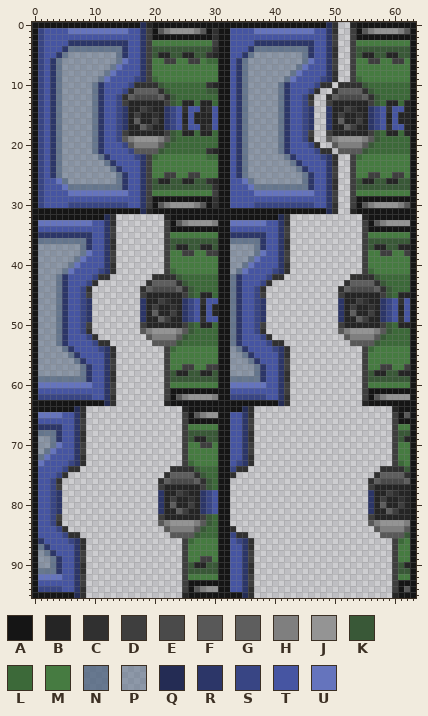
Sprite sheet: Resources/Textures/Structures/Doors/Airlocks/Glass/maint.rsi/opening.png. That is the earlier state.
The file is 64x96 pixels. Colours within 5 levels of each other are drawn and written as one.
Palette (. is transparent): A #151515  B #252525  C #303030  D #3e3e3e  E #4a4a4a  F #585858  G #5e5e5e  H #7f7f7f  J #949494  K #395837  L #3c6939  M #467b41  N #506580d0  P #50658182  Q #242c54  R #2c3668  S #384584  T #4655a2  U #6574bd
Pixels before (only the part around the change), first column x 0:
 0 AAAAAAAAAAAAAAAAAAQBAAAAAAAAAAAAAAAAAAAAAAAAAAAAAQC..BAAAAAAAAAA
 1 ASTTTTUUUUUUUUUUTTRDAFHJJJJHFACAATTTTUUUUUUUUUUTTRC..DAFHJJJJHFA
 2 ASTTTTTTTTTTTTTTTTRDAAAAAAAAAACAATTTTTTTTTTTTTTTTRD..DAAAAAAAAAA
 3 ASTTTTRRRRRRRRRRTTRDMMMMMMMMMMDAATTTTRRRRRRRRRRTTRD..DMMMMMMMMMA
 4 ASTTTRNNNNNNNNNRTTRDKKKKKKKKKKCAATTTRNNNNNNNNNRTTRC..DKKKKKKKKKA
 5 ASTTRNPPPPPPPPNRTTRDKBBKKBBKKCBAATTRNPPPPPPPPNRTTRC..DKBBKKBBKKA
 6 ASTRNPPPPPPPPPNUTTRDMMDDMMDDMLLAATRNPPPPPPPPPNUTTRD..DMMDDMMDDMA
 7 ASTRNPPPPPPPPNUTTTRDMMMMMMMMMMMAATRNPPPPPPPPNUTTTRD..DMMMMMMMMMA
 8 ASTRNPPPPPPPNUTTTTRDMMMMMMMMMMMAATRNPPPPPPPNUTTTTRC..DMMMMMMMMMA
 9 ASTRNPPPPPPNUTTTTSRDLMMMMMMMMMMAATRNPPPPPPNUTTTTSRC..DLMMMMMMMMA
10 ASTRNPPPPPNRTTTTSCCCCKLLLLLLLCBAATRNPPPPPNRTTTTSCC.CCCCKLLLLLLLA
11 ASTRNPPPPPNRTTTSCGGGGCKLLLLLLKKAATRNPPPPPNRTTTSC..CGGGGCKLLLLLLA
12 ASTRNPPPPPNRTTSCGEEEEGCKLLLLLLLAATRNPPPPPNRTTSC..CGEEEEGCKLLLLLA
13 ASTRNPPPPPNRTTSDBBBBBBDKLBBLBBLAATRNPPPPPNRTTSD..DBBBBBBDKLBBLBA
14 ASTRNPPPPPNRTTSRBBDCBBRSTCTTBCTAATRNPPPPPNRTTSR..RBBDCBBRSTCTTBA
15 ASTRNPPPPPNRTTSRBDBBCBRSTBTBBBTAATRNPPPPPNRTTSR..RBDBBCBRSTBTBBA
16 ASTRNPPPPPNRTTSRBGBBDBRSTBTBBBTAATRNPPPPPNRTTSR..RBGBBDBRSTBTBBA
17 ASTRNPPPPPNRTTSRBBGDBBRSTCTTBCTAATRNPPPPPNRTTSR..RBBGDBBRSTCTTBA
18 ASTRNPPPPPNRTTSDBBBBBBDKLBBLBBLAATRNPPPPPNRTTSD..DBBBBBBDKLBBLBA
19 ASTRNPPPPPNRTTSFHJJJJHFKLLLLLLLAATRNPPPPPNRTTSC..FHJJJJHFKLLLLLA
20 ASTRNPPPPPNRTTTSFHHHHFKLLLLLLLLAATRNPPPPPNRTTTSC..FHHHHFKLLLLLLA
21 ASTRNPPPPPNRTTTTSFFFFKLLLLLLLCBAATRNPPPPPNRTTTTSCC.FFFFKLLLLLLLA
22 ASTRNPPPPPPNRTTTTSRDLMMMMMMMMLLAATRNPPPPPPNRTTTTSRC..DLMMMMMMMMA
23 ASTRNPPPPPPPNRTTTTRDMMMMMMMMMMMAATRNPPPPPPPNRTTTTRC..DMMMMMMMMMA
24 ASTRNPPPPPPPPNRTTTRDMMMMMMMMMMMAATRNPPPPPPPPNRTTTRD..DMMMMMMMMMA
25 ASTRNPPPPPPPPPNRTTRDMMDDMMDDMMMAATRNPPPPPPPPPNRTTRD..DMMDDMMDDMA
26 ASTTUNPPPPPPPPNRTTRDKBBKKBBKKCBAATTUNPPPPPPPPNRTTRC..DKBBKKBBKKA
27 ASTTTUNNNNNNNNNRTTRDKKKKKKKKKKCAATTTUNNNNNNNNNRTTRC..DKKKKKKKKKA
28 ASTTTTUUUUUUUUUUTTRDMMMMMMMMMMDAATTTTUUUUUUUUUUTTRD..DMMMMMMMMMA
29 ASTTTTTTTTTTTTTTTTRDAAAAAAAAAACAATTTTTTTTTTTTTTTTRD..DAAAAAAAAAA
30 ASTTTTSSSSSSSSSSTTRDAFHJJJJHFACAATTTTSSSSSSSSSSTTRC..DAFHJJJJHFA
31 AAAAAAAAAAAAAAAAAAQBAAAAAAAAAAAAAAAAAAAAAAAAAAAAAQC..BAAAAAAAAAA
32 AAAAAAAAAAAAQC........BAAAAAAAAAAAAAAAAAAQC............BAAAAAAAA
33 AUUUUUUUUUTTRC........DAFHJJJJHAAUUUUUUTTRC............DAFHJJJJA
34 ATTTTTTTTTTTRD........DAAAAAAAAAATTTTTTTTRD............DAAAAAAAA
35 ARRRRRRRRRTTRD........DMMMMMMMMAARRRRRRTTRD............DMMMMMMMA
36 ANNNNNNNNRTTRC........DKKKKKKKKAANNNNNRTTRC............DKKKKKKKA
37 APPPPPPPNRTTRC........DKBBKKBBKAAPPPPNRTTRC............DKBBKKBBA
38 APPPPPPPNUTTRD........DMMDDMMDDAAPPPPNUTTRD............DMMDDMMDA
39 APPPPPPNUTTTRD........DMMMMMMMMAAPPPNUTTTRD............DMMMMMMMA
40 APPPPPNUTTTTRC........DMMMMMMMMAAPPNUTTTTRC............DMMMMMMMA
41 APPPPNUTTTTSRC........DLMMMMMMMAAPNUTTTTSRC............DLMMMMMMA
42 APPPNRTTTTSCC.......CCCCKLLLLLLAANRTTTTSCC...........CCCCKLLLLLA
43 APPPNRTTTSC........CGGGGCKLLLLLAANRTTTSC............CGGGGCKLLLLA
44 APPPNRTTSC........CGEEEEGCKLLLLAANRTTSC............CGEEEEGCKLLLA
45 APPPNRTTSD........DBBBBBBDKLBBLAANRTTSD............DBBBBBBDKLBBA
46 APPPNRTTSR........RBBDCBBRSTCTTAANRTTSR............RBBDCBBRSTCTA
47 APPPNRTTSR........RBDBBCBRSTBTBAANRTTSR............RBDBBCBRSTBTA
48 APPPNRTTSR........RBGBBDBRSTBTBAANRTTSR............RBGBBDBRSTBTA
49 APPPNRTTSR........RBBGDBBRSTCTTAANRTTSR............RBBGDBBRSTCTA
50 APPPNRTTSD........DBBBBBBDKLBBLAANRTTSD............DBBBBBBDKLBBA
51 APPPNRTTSC........FHJJJJHFKLLLLAANRTTSC............FHJJJJHFKLLLA
52 APPPNRTTTSC........FHHHHFKLLLLLAANRTTTSC............FHHHHFKLLLLA
53 APPPNRTTTTSCC.......FFFFKLLLLLLAANRTTTTSCC...........FFFFKLLLLLA
54 APPPPNRTTTTSRC........DLMMMMMMMAAPNRTTTTSRC............DLMMMMMMA
55 APPPPPNRTTTTRC........DMMMMMMMMAAPPNRTTTTRC............DMMMMMMMA
56 APPPPPPNRTTTRD........DMMMMMMMMAAPPPNRTTTRD............DMMMMMMMA
57 APPPPPPPNRTTRD........DMMDDMMDDAAPPPPNRTTRD............DMMDDMMDA
58 APPPPPPPNRTTRC........DKBBKKBBKAAPPPPNRTTRC............DKBBKKBBA
59 ANNNNNNNNRTTRC........DKKKKKKKKAANNNNNRTTRC............DKKKKKKKA
60 AUUUUUUUUUTTRD........DMMMMMMMMAAUUUUUUTTRD............DMMMMMMMA
61 ATTTTTTTTTTTRD........DAAAAAAAAAATTTTTTTTRD............DAAAAAAAA
62 ASSSSSSSSSTTRC........DAFHJJJJHAASSSSSSTTRC............DAFHJJJJA
63 AAAAAAAAAAAAQC........BAAAAAAAAAAAAAAAAAAQC............BAAAAAAAA
64 AAAAAAAQC................BAAAAAAAAAQC.......................BAAA
65 AUUUUTTRC................DAFHJJAATTRC.......................DAFA
66 ATTTTTTRD................DAAAAAAATTRD.......................DAAA
67 ARRRRTTRD................DMMMMMAATTRD.......................DMMA
68 ANNNRTTRC................DKKKKKAATTRC.......................DKKA
69 APPNRTTRC................DKBBKKAATTRC.......................DKBA
70 APPNUTTRD................DMMDDMAATTRD.......................DMMA
71 APNUTTTRD................DMMMMMAATTRD.......................DMMA
72 ANUTTTTRC................DMMMMMAATTRC.......................DMMA
73 AUTTTTSRC................DLMMMMAATSRC.......................DLMA
74 ATTTTSCC...............CCCCKLLLAASCC......................CCCCKA
75 ATTTSC................CGGGGCKLLAAC.......................CGGGGCA
76 ATTSC................CGEEEEGCKLAA.......................CGEEEEGA
77 ATTSD................DBBBBBBDKLAA.......................DBBBBBBA
78 ATTSR................RBBDCBBRSTAA.......................RBBDCBBA
79 ATTSR................RBDBBCBRSTAA.......................RBDBBCBA
80 ATTSR................RBGBBDBRSTAA.......................RBGBBDBA
81 ATTSR................RBBGDBBRSTAA.......................RBBGDBBA
82 ATTSD................DBBBBBBDKLAA.......................DBBBBBBA
83 ATTSC................FHJJJJHFKLAA.......................FHJJJJHA
84 ATTTSC................FHHHHFKLLAAC.......................FHHHHFA
85 ATTTTSCC...............FFFFKLLLAASCC......................FFFFKA
86 ARTTTTSRC................DLMMMMAATSRC.......................DLMA
87 ANRTTTTRC................DMMMMMAATTRC.......................DMMA
88 APNRTTTRD................DMMMMMAATTRD.......................DMMA
89 APPNRTTRD................DMMDDMAATTRD.......................DMMA
90 APPNRTTRC................DKBBKKAATTRC.......................DKBA
91 ANNNRTTRC................DKKKKKAATTRC.......................DKKA
92 AUUUUTTRD................DMMMMMAATTRD.......................DMMA
93 ATTTTTTRD................DAAAAAAATTRD.......................DAAA
94 ASSSSTTRC................DAFHJJAATTRC.......................DAFA
95 AAAAAAAQC................BAAAAAAAAAQC.......................BAAA
After:
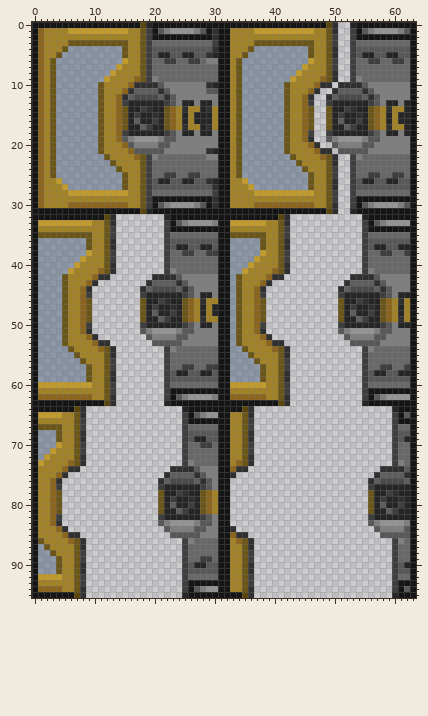
Changes in this commit:
colour M: #467b41 -> #686868
colour Q: #242c54 -> #59460f
colour R: #2c3668 -> #6b5619
colour S: #384584 -> #8b651d
colour T: #4655a2 -> #a28226
colour U: #6574bd -> #c19b2d
Changed rows in their new state; - is a pixel that keeps its letter.
first column x 4:
 4 --PPPPPPPPP-----FFFFFFFFFF-------PPPPPPPPP--------FFFFFFFFF
 5 -P--------P-----F--FF--FF-------P--------P--------F--FF--FF
 6 P---------P--------------HH----P---------P-----------------
 7 P--------P---------------------P--------P------------------
 8 P-------P----------------------P-------P-------------------
 9 P------P--------H--------------P------P-----------H--------
10 P-----P----------FHHHHHHH------P-----P-------------FHHHHHHH
11 P-----P-----------FHHHHHHFF----P-----P--------------FHHHHHH
12 P-----P------------FHHHHHHH----P-----P---------------FHHHHH
13 P-----P------------FH--H--H----P-----P---------------FH--H-
14 P-----P------------------------P-----P---------------------
15 P-----P------------------------P-----P---------------------
16 P-----P------------------------P-----P---------------------
17 P-----P------------------------P-----P---------------------
18 P-----P------------FH--H--H----P-----P---------------FH--H-
19 P-----P------------FHHHHHHH----P-----P---------------FHHHHH
20 P-----P-----------FHHHHHHHH----P-----P--------------FHHHHHH
21 P-----P----------FHHHHHHH------P-----P-------------FHHHHHHH
22 P------P--------H--------HH----P------P-----------H--------
23 P-------P----------------------P-------P-------------------
24 P--------P---------------------P--------P------------------
25 P---------P--------------------P---------P-----------------
26 -P--------P-----F--FF--FF-------P--------P--------F--FF--FF
27 --PPPPPPPPP-----FFFFFFFFFF-------PPPPPPPPP--------FFFFFFFFF
first column x 1:
36 PPPPPPPP--------------FFFFFFFF--PPPPP------------------FFFFFFF
37 -------P--------------F--FF--F------P------------------F--FF--
38 -------P----------------------------P-------------------------
39 ------P----------------------------P--------------------------
40 -----P----------------------------P---------------------------
41 ----P-----------------H----------P---------------------H------
42 ---P-------------------FHHHHHH--P-----------------------FHHHHH
43 ---P--------------------FHHHHH--P------------------------FHHHH
44 ---P---------------------FHHHH--P-------------------------FHHH
45 ---P---------------------FH--H--P-------------------------FH--
46 ---P----------------------------P-----------------------------
47 ---P----------------------------P-----------------------------
48 ---P----------------------------P-----------------------------
49 ---P----------------------------P-----------------------------
50 ---P---------------------FH--H--P-------------------------FH--
51 ---P---------------------FHHHH--P-------------------------FHHH
52 ---P--------------------FHHHHH--P------------------------FHHHH
53 ---P-------------------FHHHHHH--P-----------------------FHHHHH
54 ----P-----------------H----------P---------------------H------
55 -----P----------------------------P---------------------------
56 ------P----------------------------P--------------------------
57 -------P----------------------------P-------------------------
58 -------P--------------F--FF--F------P------------------F--FF--
59 PPPPPPPP--------------FFFFFFFF--PPPPP------------------FFFFFFF
first column x 1:
68 PPP----------------------FFFFF------------------------------FF
69 --P----------------------F--FF------------------------------F-
70 --P-----------------------------------------------------------
71 -P------------------------------------------------------------
72 P-------------------------------------------------------------
73 -------------------------H----------------------------------H-
74 --------------------------FHHH-------------------------------F
75 ---------------------------FHH--------------------------------
76 ----------------------------FH--------------------------------
77 ----------------------------FH--------------------------------
first column x 1:
82 ----------------------------FH--------------------------------
83 ----------------------------FH--------------------------------
84 ---------------------------FHH--------------------------------
85 --------------------------FHHH-------------------------------F
86 -------------------------H----------------------------------H-
87 P-------------------------------------------------------------
88 -P------------------------------------------------------------
89 --P-----------------------------------------------------------
90 --P----------------------F--FF------------------------------F-
91 PPP----------------------FFFFF------------------------------FF
